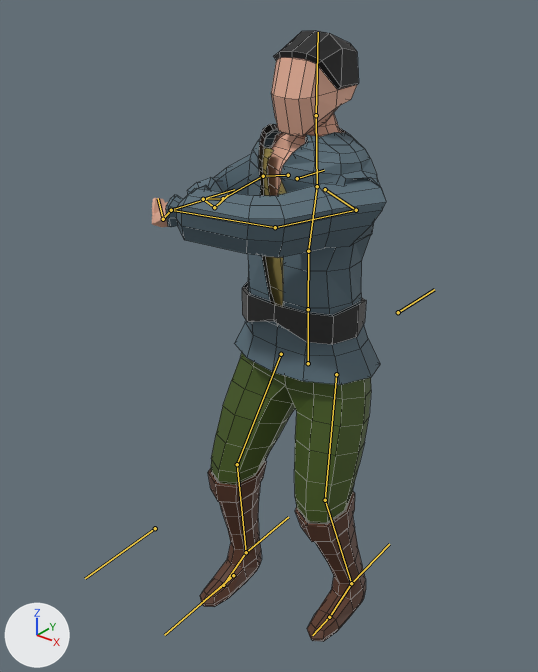
Before and after pictures for a commit that changed the Blender file Assets/blend files/MC.blend.
Camera for both pictures: a camera (50 mm lens) standing at (1.229, -1.683, 2.059) and looking at (-0.088, -0.035, 1.038). Arrows for +X, +Y and +Z are at lower left; the lights stay in place. Both versions are drawn at frame 7 of the action 'Rifle_Walk'; the numbers are the values there. The bones that bend it are drawn over the model as lines. Mesh edges are drawn as thin lines on the coarser meshes.

Objects in the first picture: 'Cube', 'Cube.003', 'middle cloth', 'outer cloth', 'outer cloth.001'.
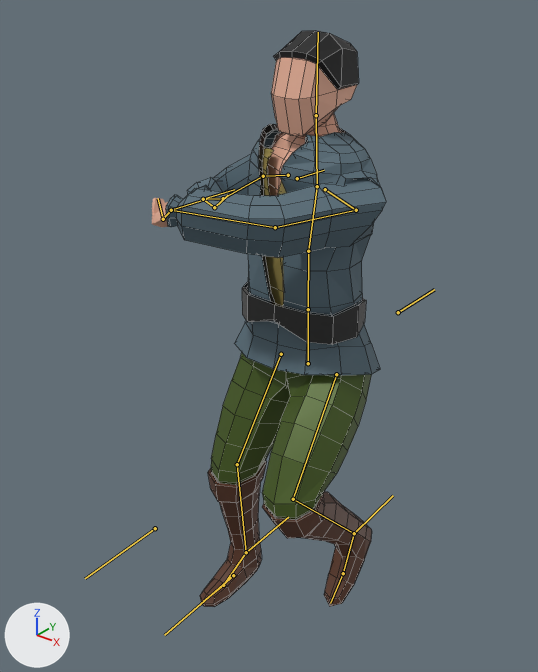
What the commit changed:
Bone 'Ankle.L' (bone_ankle_l) turns from (-9, -1, 1) to (9, -1, 1) degrees about its own x, y and z.
Bone 'LowerLegIK.L' (bone_lowerlegik_l) moves from (0.01, 0.11, 0.06) to (0.09, 0.08, 1.09).

Location of each change, [x1, y1, x2, y2] in pixels of the pictures (538 x 672 px):
'outer cloth', posed (7% shorter)
    before: [166, 124, 386, 641]
    after: [166, 124, 386, 607]
bone 'Ankle.L', root to tip
    before: (351, 583) to (329, 617)
    after: (354, 533) to (343, 573)
bone 'LowerLegIK.L', root to tip
    before: (351, 583) to (389, 544)
    after: (354, 533) to (393, 495)
